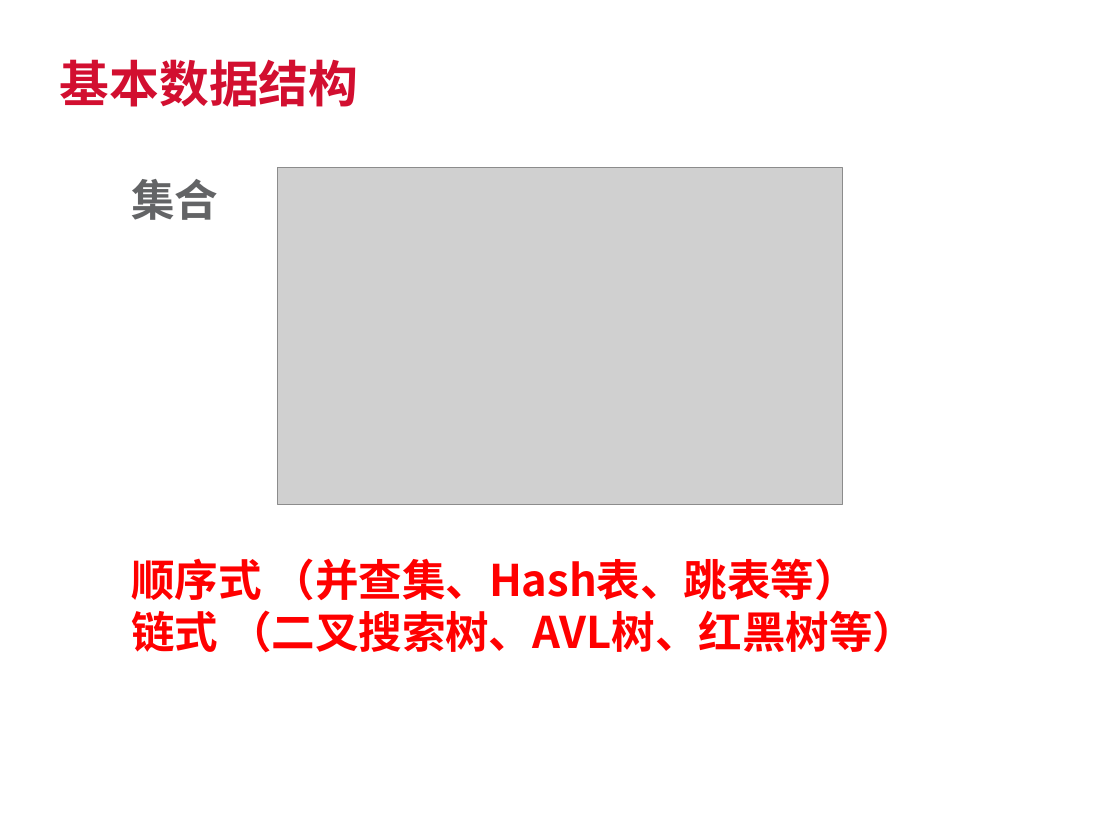
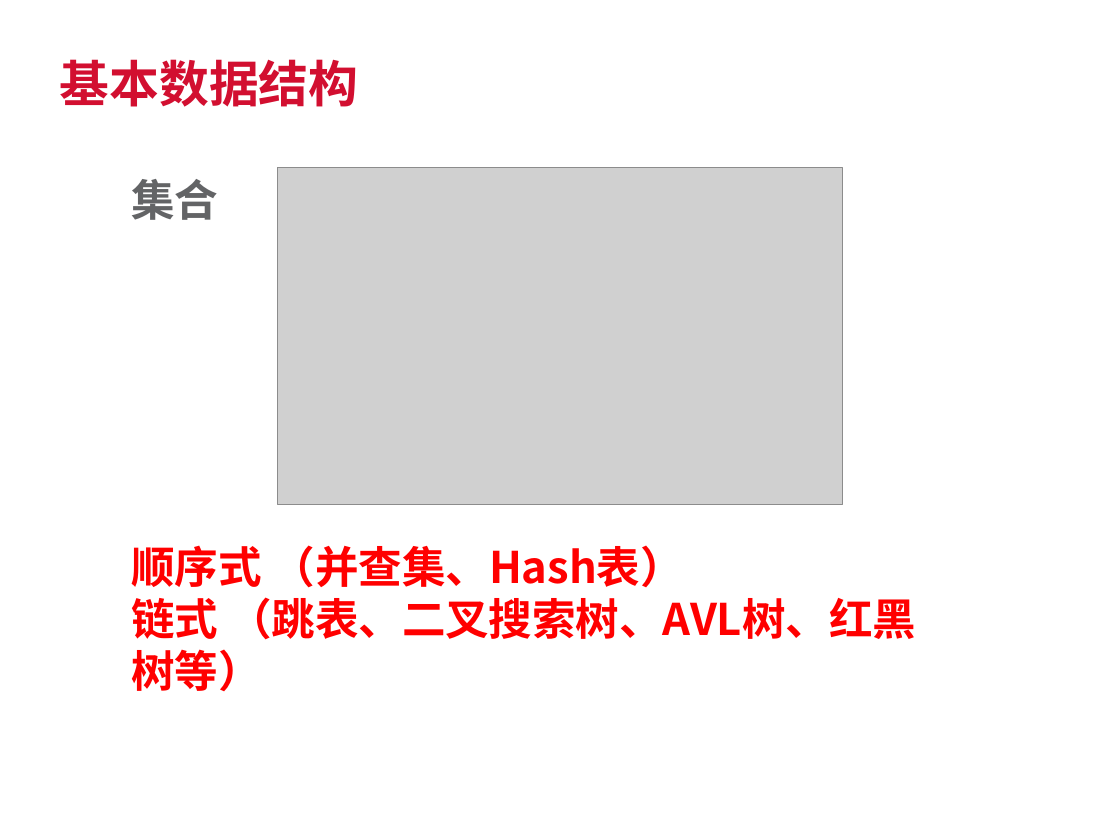
Before and after one commit to SherlockGn/documents, a slide deck: slide 10 of trendmicro template.pptx. Drawn at 1120x840 pixels with LibreOffice and Linux fonts; fonts in the diff are those of the drawing; grey boxes stand for pictures; background and template pictures are left out. Boxes give left, top, right and bottom in pixels: in the first picture for what was removed or moved away, otherwise in the second. Text is boxed around its words. In the diff, an @@ line names an element or a change of style, - is before the commit and + after.

```diff
--- a/trendmicro template.pptx
+++ b/trendmicro template.pptx
@@ text at (131,545,916,691): text changed @@
-顺序式 （并查集、Hash表、跳表等）
-链式 （二叉搜索树、AVL树、红黑树等）
+顺序式 （并查集、Hash表）
+链式 （跳表、二叉搜索树、AVL树、红黑树等）
```
Also in this commit, not shown: 3 other slides changed, 24 slides added, 9 other files.
